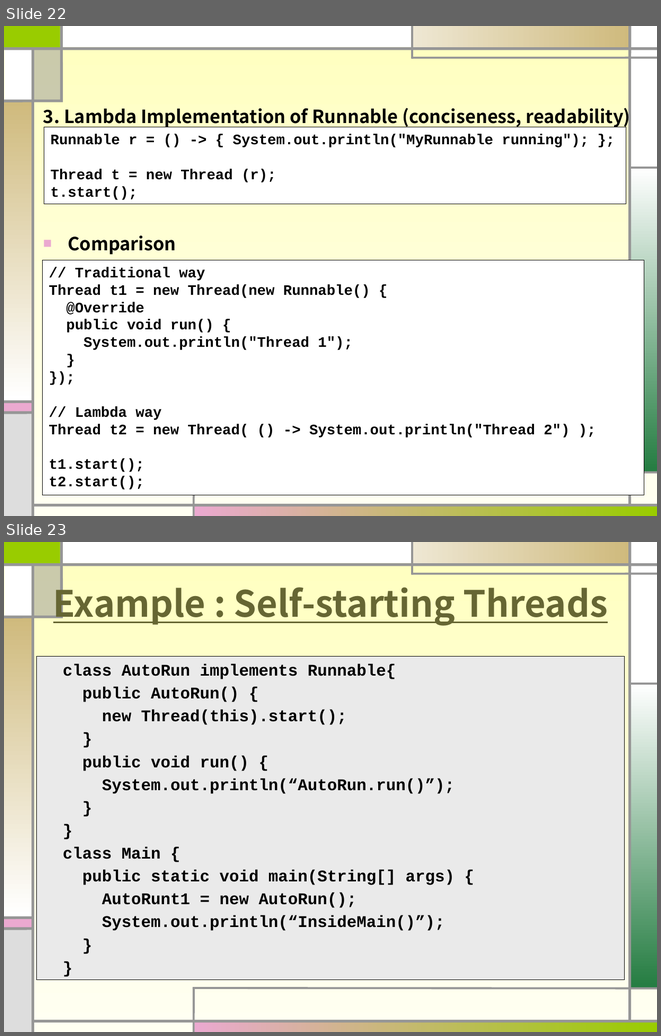
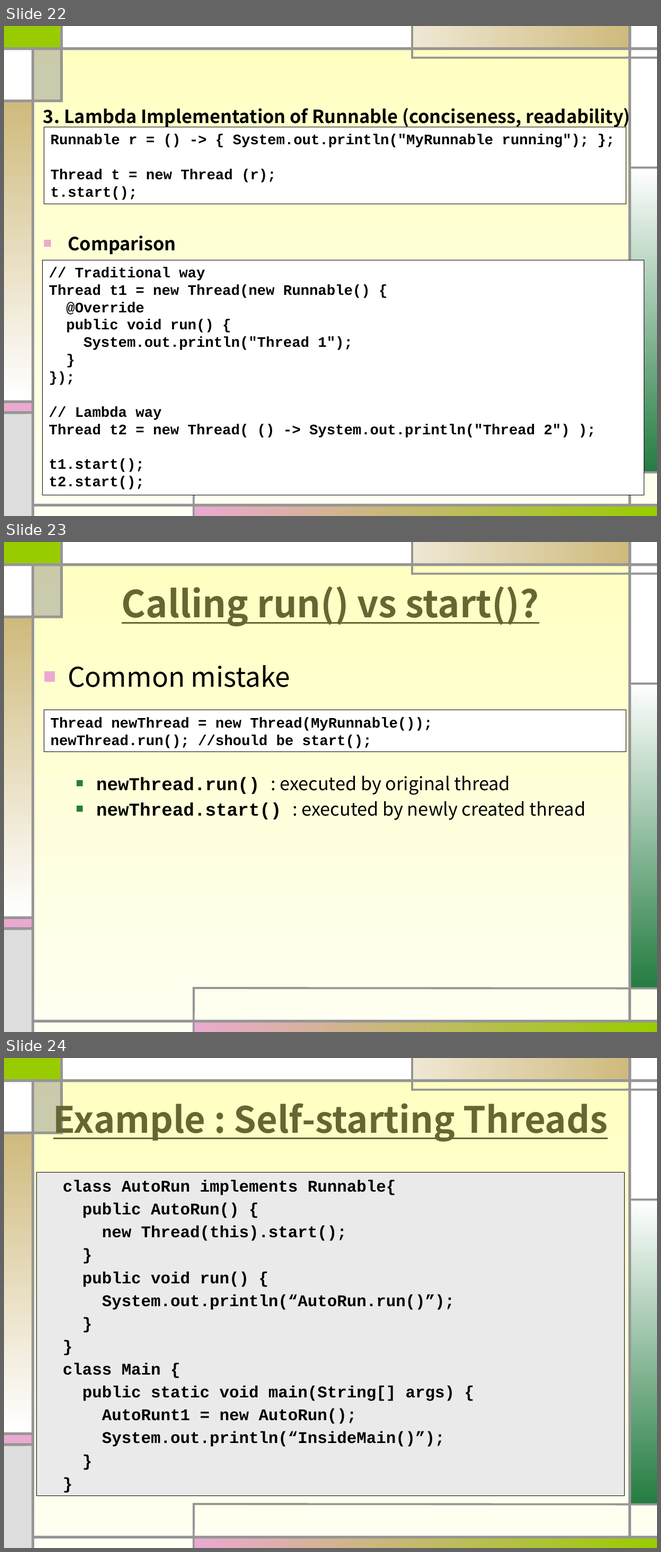
Before and after one commit to sohnbong/multicore26, a slide deck: multicore04-1.pptx. Shown one above the other, each under a label of ours: slides 22 and 23 before the commit, slides 22, 23 and 24 after it. The pictures are 661x1036 and 661x1552 pixels, drawn with LibreOffice and Linux fonts; fonts in the diff are those of the drawing. Boxes give left, top, right and bottom in pixels: in the first picture for what was removed or moved away, otherwise in the second. Text is boxed around its words. In the diff, an @@ line names an element or a change of style, - is before the commit and + after.

```diff
--- a/multicore04-1.pptx
+++ b/multicore04-1.pptx
@@ slide 23 added at [4, 542, 657, 1032], background gradient #FFFFBF to #FFFFF2; not listed: 24 template elements that a slide beside it also shows @@
@@ title added at [122, 587, 539, 626], 41 pt, text #666633, bold, underline @@
+Calling run() vs start()?
@@ text added at [68, 665, 586, 820], 20 pt, text #000000 @@
+■ Common mistake
+  ■ newThread.run() : executed by original thread
+  ■ newThread.start() : executed by newly created thread
@@ rectangle added at [44, 710, 626, 751], fill #FFFFFF, outline #000000 0.75 pt, 16 pt, text #000000, bold @@
+Thread newThread = new Thread(MyRunnable());
+newThread.run(); //should be start();
@@ what was slide 23 is now slide 24 @@
```
